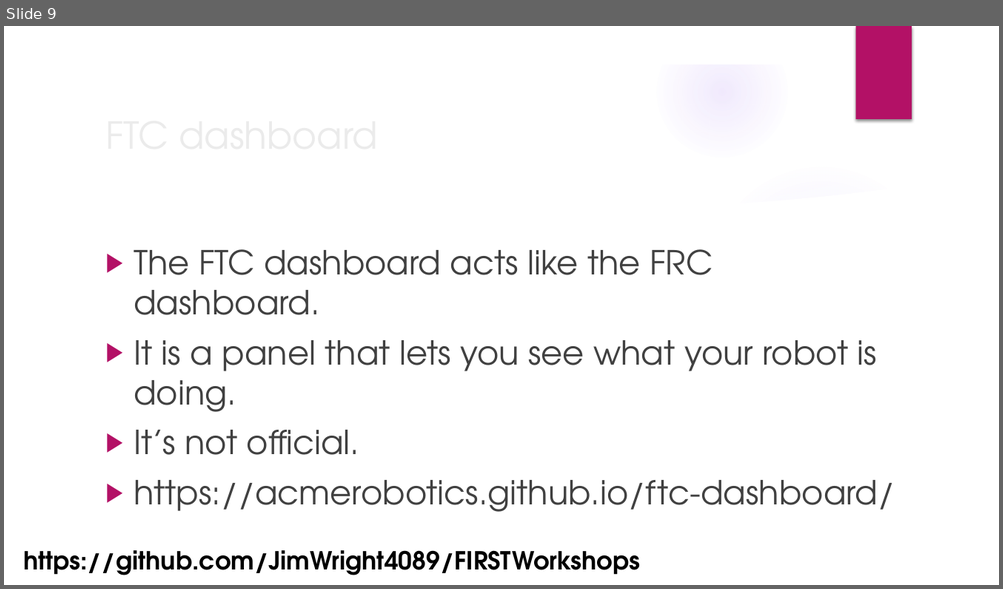
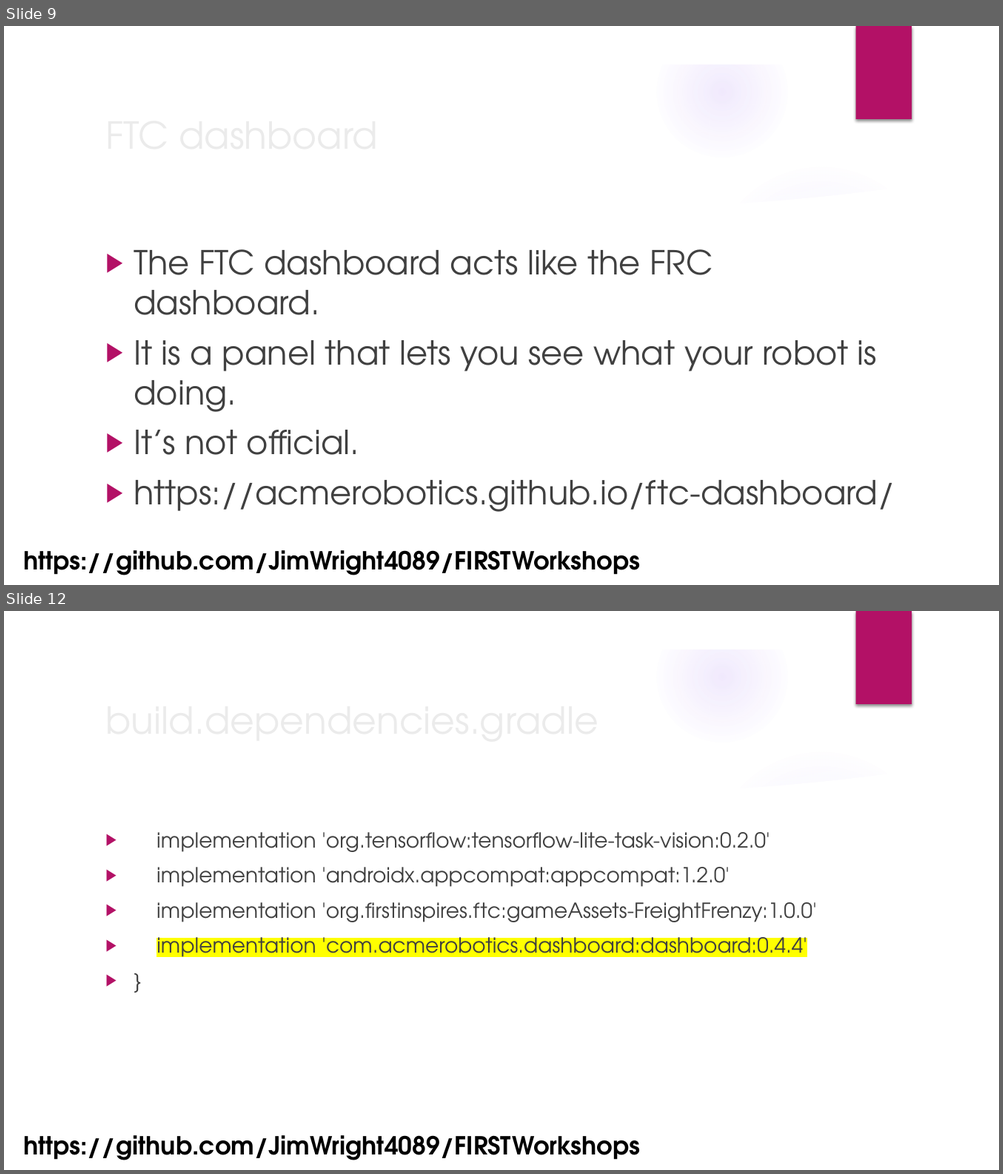
Before and after one commit to JimWright4089/FIRSTWorkshops, a slide deck: FTC/2022/Advanced FTC Code.pptx. Shown one above the other, each under a label of ours: slide 9 before the commit, slides 9 and 12 after it; the slides between them are not shown. The pictures are 1003x589 and 1003x1174 pixels, drawn with LibreOffice and Linux fonts; fonts in the diff are those of the drawing; background and template pictures are left out. Boxes give left, top, right and bottom in pixels: in the first picture for what was removed or moved away, otherwise in the second. Text is boxed around its words. In the diff, an @@ line names an element or a change of style, - is before the commit and + after.

```diff
--- a/FTC/2022/Advanced FTC Code.pptx
+++ b/FTC/2022/Advanced FTC Code.pptx
@@ slide 12 added at (x1=4, y1=611, x2=999, y2=1170), background picture (left out); not listed: 9 template elements that a slide beside it also shows @@
@@ title added at (x1=98, y1=690, x2=813, y2=748), 36 pt, text #EBEBEB @@
+build.dependencies.gradle
@@ text added at (x1=156, y1=832, x2=816, y2=963), 20 pt, text #404040 @@
+▶ implementation 'org.tensorflow:tensorflow-lite-task-vision:0.2.0'
+▶ implementation 'androidx.appcompat:appcompat:1.2.0'
+▶ implementation 'org.firstinspires.ftc:gameAssets-FreightFrenzy:1.0.0'
+▶ implementation 'com.acmerobotics.dashboard:dashboard:0.4.4'
+▶ }
@@ text added at (x1=23, y1=1136, x2=640, y2=1161), 24 pt, text #000000, bold @@
+https://github.com/JimWright4089/FIRSTWorkshops
```
Also in this commit, not shown: 9 other slides added, 2 other files.
